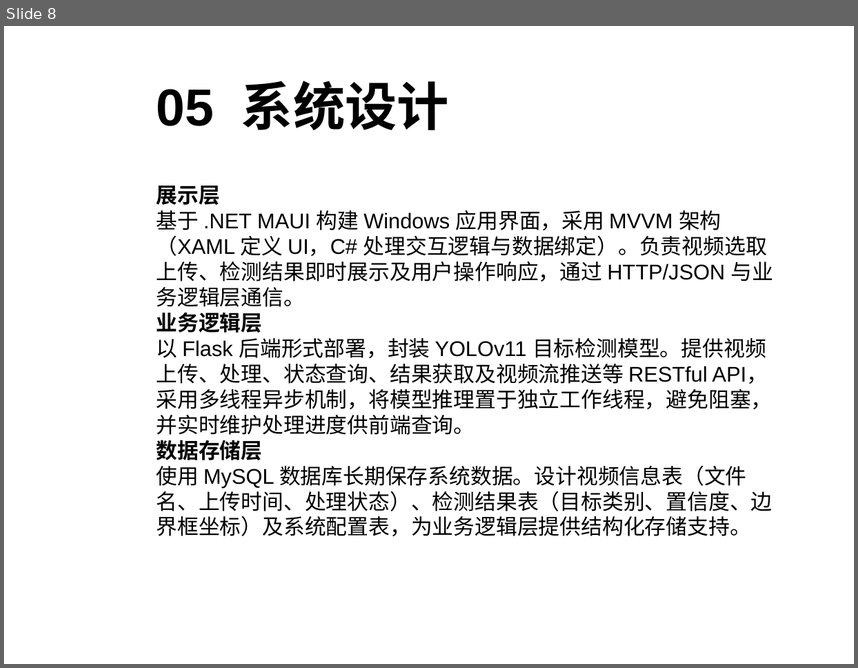
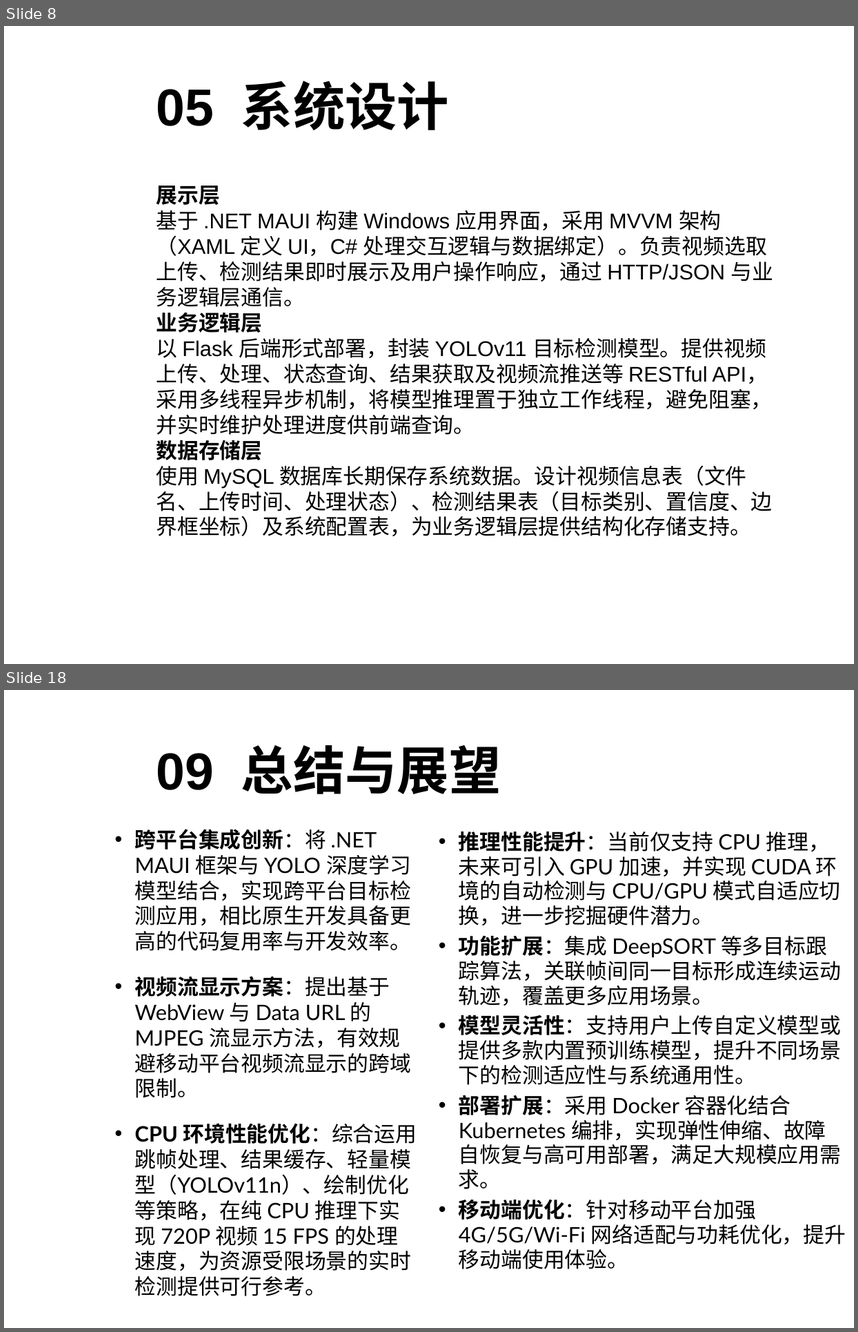
Before and after one commit to sanwan0104/maui_yolo_v1, a slide deck: 汇报.ppt. Shown one above the other, each under a label of ours: slide 8 before the commit, slides 8 and 18 after it; the slides between them are not shown. The pictures are 858x668 and 858x1332 pixels, drawn with LibreOffice and Linux fonts; fonts in the diff are those of the drawing; background and template pictures are left out. Boxes give left, top, right and bottom in pixels: in the first picture for what was removed or moved away, otherwise in the second. Text is boxed around its words. In the diff, an @@ line names an element or a change of style, - is before the commit and + after.

```diff
--- a/汇报.ppt
+++ b/汇报.ppt
@@ slide 18 added at (4,690,854,1328), background picture (left out) @@
@@ title added at (156,745,501,794), 44 pt, text #000000, bold @@
+09 总结与展望
@@ text added at (135,829,417,1296), 18 pt, text #000000 @@
+• 跨平台集成创新：将 .NET MAUI 框架与 YOLO 深度学习模型结合，实现跨平台目标检测应用，相比原生开发具备更高的代码复用率与开发效率。
+• 视频流显示方案：提出基于 WebView 与 Data URL 的 MJPEG 流显示方法，有效规避移动平台视频流显示的跨域限制。
+• CPU 环境性能优化：综合运用跳帧处理、结果缓存、轻量模型（YOLOv11n）、绘制优化等策略，在纯 CPU 推理下实现 720P 视频 15 FPS 的处理速度，为资源受限场景的实时检测提供可行参考。
@@ text added at (459,831,846,1269), 18 pt, text #000000 @@
+• 推理性能提升：当前仅支持 CPU 推理，未来可引入 GPU 加速，并实现 CUDA 环境的自动检测与 CPU/GPU 模式自适应切换，进一步挖掘硬件潜力。
+• 功能扩展：集成 DeepSORT 等多目标跟踪算法，关联帧间同一目标形成连续运动轨迹，覆盖更多应用场景。
+• 模型灵活性：支持用户上传自定义模型或提供多款内置预训练模型，提升不同场景下的检测适应性与系统通用性。
+• 部署扩展：采用 Docker 容器化结合 Kubernetes 编排，实现弹性伸缩、故障自恢复与高可用部署，满足大规模应用需求。
+• 移动端优化：针对移动平台加强 4G/5G/Wi-Fi 网络适配与功耗优化，提升移动端使用体验。
```
Also in this commit, not shown: 1 slide changed, 10 other slides added, 1 slide removed, 19 other files.
